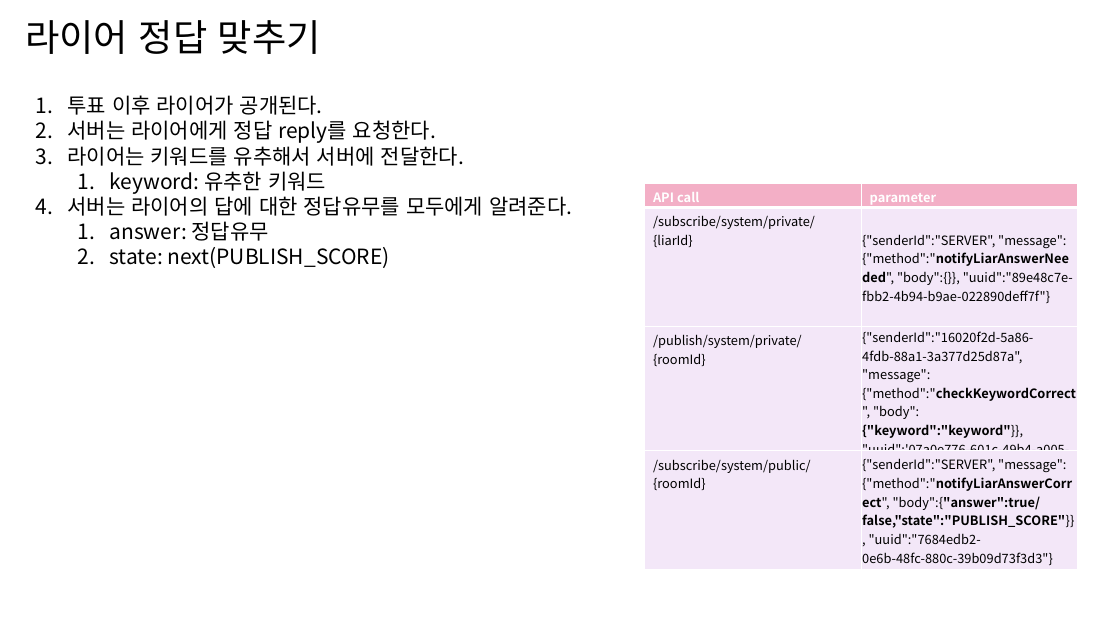
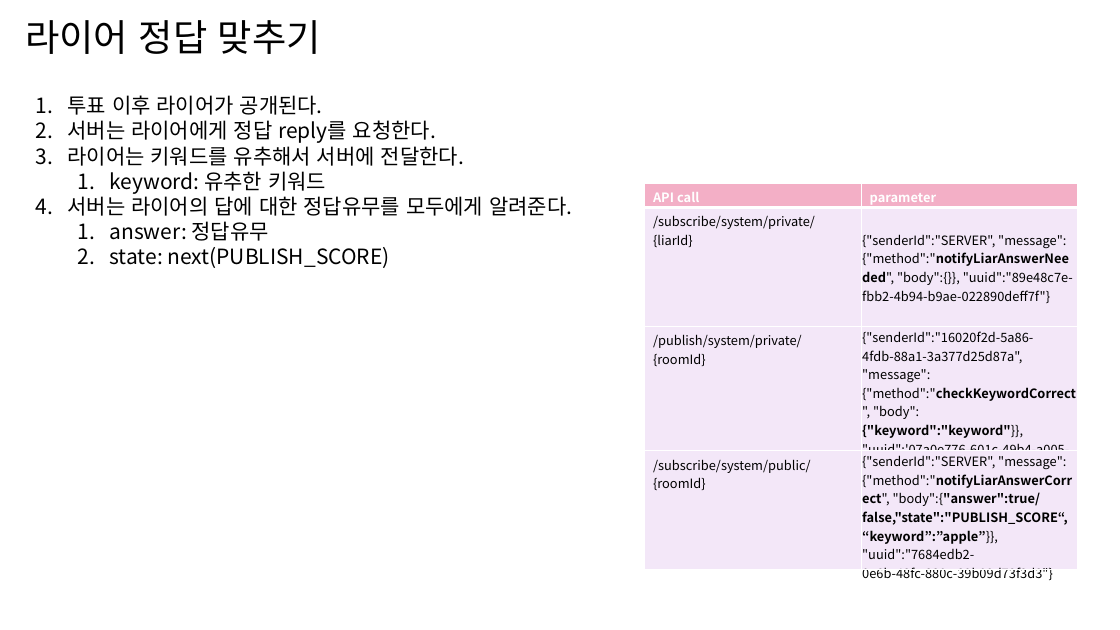
Before and after one commit to LiarGameDevelop/LiarGameServer, a slide deck: slide 13 of doc/UX_document.pptx. Drawn at 1120x630 pixels with LibreOffice and Linux fonts; fonts in the diff are those of the drawing. Boxes give left, top, right and bottom in pixels: in the first picture for what was removed or moved away, otherwise in the second. Text is boxed around its words. In the diff, an @@ line names an element or a change of style, - is before the commit and + after.

```diff
--- a/doc/UX_document.pptx
+++ b/doc/UX_document.pptx
@@ table at (644,184,1078,584) @@
@@ row 4, column 2: "{"senderId":"SERVER", "message":{"method":"notifyLiarAnswerCorrect", "body":{"answer":true/false,"state":"PUBLISH_SCORE"}}, "uuid":"7684edb2-0e6b-48fc-880c-39b09d73f3d3"}" to "{"senderId":"SERVER", "message":{"method":"notifyLiarAnswerCorrect", "body":{"answer":true/false,"state":"PUBLISH_SCORE“, “keyword”:”apple”}}, "uuid":"7684edb2-0e6b-48fc-880c-39b09d73f3d3"}" @@
```
Also in this commit, not shown: 1 other slide changed, 5 other files.
